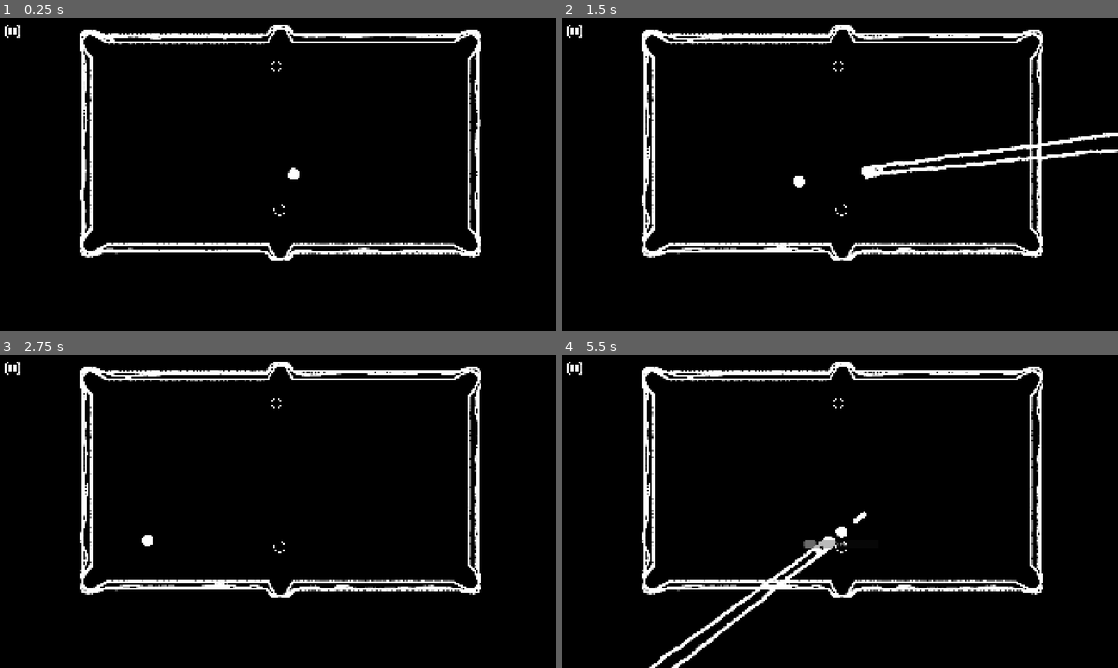
Above: before the commit, frames 1-4 (two rows, left to right).
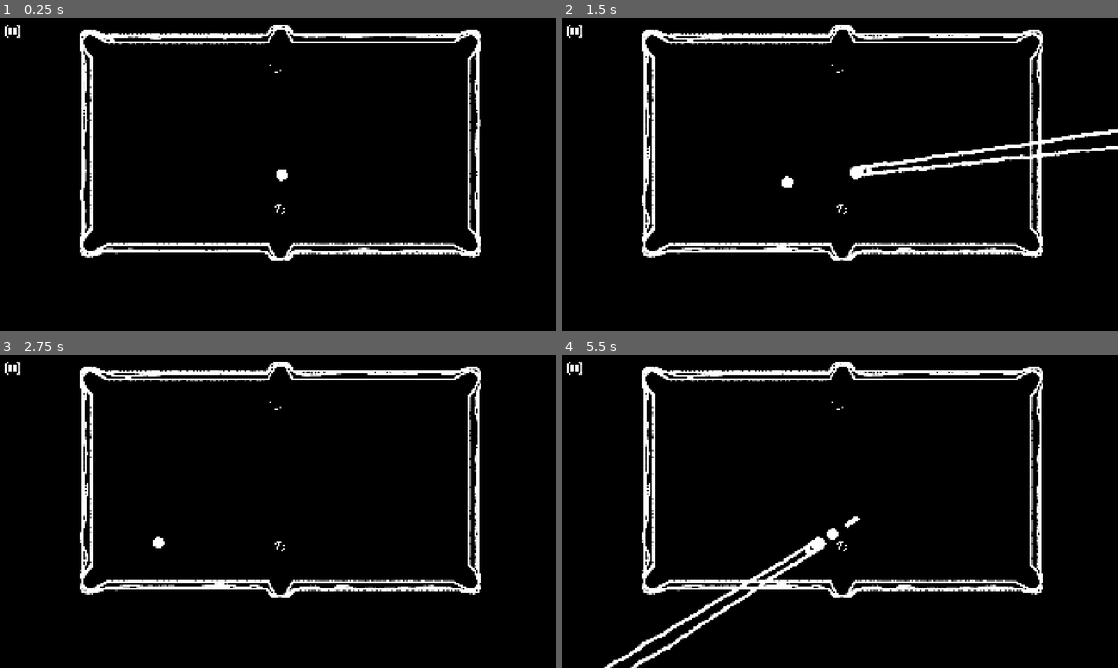
Above: after the commit, the same moments.

Repository: Muirotidua/IMGD1001-Project
Game: Godot game, scene res://scenes/level_two.tscn
Same seed, same stepped clock (60 frames per second), same inputs: the game is played once before the commit and once after it. This scene is started directly instead of the project's main scene.
Inputs (mouse positions are in pixels of both pictures, inside the frame that each line leads up to):
- Up to frame 1 (0.25 s): no input
- Up to frame 2 (1.5 s): move the mouse to (962, 158) at 0.52 s; hold Space (ball_hit) 0.53-1.28 s; move the mouse to (728, 190) at 1.27 s; tap Space (ball_hit) at 1.35 s
- Up to frame 3 (2.75 s): move the mouse to (333, 442) at 2.02 s; hold Space (ball_hit) from 2.03 s (still down); tap I (print_info) at 2.1 s
- Up to frame 4 (5.5 s): move the mouse to (812, 574) at 2.77 s; release Space (ball_hit) at 2.78 s; tap Backspace (rewind_shot) at 2.85 s; tap Space (ball_hit) at 3.05, 4.35 s; move the mouse to (1006, 558) at 3.52 s; hold Space (ball_hit) 3.53-4.28 s; tap E (switch_type) at 3.6 s; move the mouse to (673, 464) at 4.27 s; move the mouse to (867, 511) at 5.02 s; hold Space (ball_hit) from 5.03 s (still down)

The runs differ from the first frame. In frame 1, 0.2% of the frame differs, in the area x 48-54%, y 13-64%; in frame 2, 1.6%; in frame 3, 0.2%; in frame 4, 2.1%, in the area x 7-55%, y 13-100%.

Commit message:
EightBall temp sprite + Debug Label for Shot Power

Diff:
--- a/scenes/cue_ball.tscn
+++ b/scenes/cue_ball.tscn
@@ -96,6 +96,7 @@
 
 [node name="ProgressBar" type="ProgressBar" parent="NonRotate"]
 unique_name_in_owner = true
+visible = false
 offset_left = -129.0
 offset_top = 29.0
 offset_right = 129.0
--- a/scenes/eight_ball.tscn
+++ b/scenes/eight_ball.tscn
@@ -1,22 +1,14 @@
-[gd_scene load_steps=8 format=3 uid="uid://ci5cown6qsyjp"]
+[gd_scene load_steps=6 format=3 uid="uid://ci5cown6qsyjp"]
 
 [ext_resource type="PhysicsMaterial" uid="uid://cnfo7swlk8npp" path="res://scenes/ball_physics_material.tres" id="1_712ic"]
 [ext_resource type="Script" uid="uid://cil2w44gkmxcp" path="res://scripts/eight_ball.gd" id="2_712ic"]
-[ext_resource type="Texture2D" uid="uid://cktvwisdyjuhm" path="res://visuals/cueball-basic/Untitled-1_0000_Layer-1-copy-3.png" id="3_jl446"]
-[ext_resource type="Texture2D" uid="uid://i4bgn5mwk4l5" path="res://visuals/cueball-basic/Untitled-1_0001_Layer-1-copy-2.png" id="4_h6wdm"]
-[ext_resource type="Texture2D" uid="uid://bgpgtdbg61x6t" path="res://visuals/cueball-basic/Untitled-1_0002_Layer-1-copy.png" id="5_os32q"]
+[ext_resource type="Texture2D" uid="uid://ddp7m0ktqrbjc" path="res://visuals/ball/EightBall.png" id="3_4sh07"]
 
-[sub_resource type="SpriteFrames" id="SpriteFrames_v6toh"]
+[sub_resource type="SpriteFrames" id="SpriteFrames_712ic"]
 animations = [{
 "frames": [{
 "duration": 1.0,
-"texture": ExtResource("3_jl446")
-}, {
-"duration": 1.0,
-"texture": ExtResource("4_h6wdm")
-}, {
-"duration": 1.0,
-"texture": ExtResource("5_os32q")
+"texture": ExtResource("3_4sh07")
 }],
 "loop": true,
 "name": &"default",
@@ -31,14 +23,13 @@
 gravity_scale = 0.0
 linear_damp = 1.0
 script = ExtResource("2_712ic")
-sprite_path = NodePath("Hollowball")
+sprite_path = NodePath("EightBall")
 metadata/_custom_type_script = "uid://bu48frm47bqx2"
 
-[node name="Hollowball" type="AnimatedSprite2D" parent="."]
-scale = Vector2(0.06, 0.06)
-sprite_frames = SubResource("SpriteFrames_v6toh")
-autoplay = "default"
-frame_progress = 0.8289112
+[node name="EightBall" type="AnimatedSprite2D" parent="."]
+position = Vector2(-4.7683716e-07, -9.536743e-07)
+scale = Vector2(0.067, 0.067)
+sprite_frames = SubResource("SpriteFrames_712ic")
 
 [node name="CollisionShape2D" type="CollisionShape2D" parent="."]
 position = Vector2(1.5258788e-05, 3.814697e-06)
--- a/scenes/level_template.tscn
+++ b/scenes/level_template.tscn
@@ -40,12 +40,6 @@
 [node name="Ball" parent="." instance=ExtResource("4_iw5l3")]
 position = Vector2(1223, 406)
 
-[node name="Ball2" parent="." instance=ExtResource("4_iw5l3")]
-position = Vector2(1230, 447)
-
-[node name="Ball3" parent="." instance=ExtResource("4_iw5l3")]
-position = Vector2(1239, 368)
-
 [node name="PausedButton" parent="." instance=ExtResource("6_770am")]
 process_mode = 3
 offset_left = 19.0
--- a/scenes/level_two.tscn
+++ b/scenes/level_two.tscn
@@ -36,7 +36,7 @@
 z_index = -1
 
 [node name="CueBall" parent="." instance=ExtResource("6_brhlk")]
-position = Vector2(1014, 539)
+position = Vector2(973, 541)
 
 [node name="EightBall" parent="." instance=ExtResource("7_c43tx")]
 position = Vector2(965, 662)
--- a/scenes/pool_ball.tscn
+++ b/scenes/pool_ball.tscn
@@ -1,14 +1,22 @@
-[gd_scene load_steps=6 format=3 uid="uid://g7p2rh8svuj8"]
+[gd_scene load_steps=8 format=3 uid="uid://g7p2rh8svuj8"]
 
 [ext_resource type="PhysicsMaterial" uid="uid://cnfo7swlk8npp" path="res://scenes/ball_physics_material.tres" id="1_w5es4"]
 [ext_resource type="Script" uid="uid://bk2a7c6goqdv6" path="res://scripts/pool_ball.gd" id="2_kji1i"]
-[ext_resource type="Texture2D" uid="uid://b3aaf016qqi4s" path="res://visuals/ball/hollowball.png" id="3_kji1i"]
+[ext_resource type="Texture2D" uid="uid://cktvwisdyjuhm" path="res://visuals/cueball-basic/Untitled-1_0000_Layer-1-copy-3.png" id="3_q6jfp"]
+[ext_resource type="Texture2D" uid="uid://i4bgn5mwk4l5" path="res://visuals/cueball-basic/Untitled-1_0001_Layer-1-copy-2.png" id="4_g1duo"]
+[ext_resource type="Texture2D" uid="uid://bgpgtdbg61x6t" path="res://visuals/cueball-basic/Untitled-1_0002_Layer-1-copy.png" id="5_dmwxt"]
 
-[sub_resource type="SpriteFrames" id="SpriteFrames_kji1i"]
+[sub_resource type="SpriteFrames" id="SpriteFrames_5j34u"]
 animations = [{
 "frames": [{
 "duration": 1.0,
-"texture": ExtResource("3_kji1i")
+"texture": ExtResource("3_q6jfp")
+}, {
+"duration": 1.0,
+"texture": ExtResource("4_g1duo")
+}, {
+"duration": 1.0,
+"texture": ExtResource("5_dmwxt")
 }],
 "loop": true,
 "name": &"default",
@@ -27,8 +35,10 @@
 metadata/_custom_type_script = "uid://bu48frm47bqx2"
 
 [node name="Hollowball" type="AnimatedSprite2D" parent="."]
-scale = Vector2(0.067, 0.067)
-sprite_frames = SubResource("SpriteFrames_kji1i")
+scale = Vector2(0.06, 0.06)
+sprite_frames = SubResource("SpriteFrames_5j34u")
+autoplay = "default"
+frame_progress = 0.05863327
 
 [node name="CollisionShape2D" type="CollisionShape2D" parent="."]
 position = Vector2(1.5258788e-05, 3.814697e-06)
--- a/scripts/cue_ball.gd
+++ b/scripts/cue_ball.gd
@@ -44,7 +44,8 @@
 	if(Input.is_action_just_pressed("switch_type")):
 		switch_type()
 	if(Input.is_action_pressed("ball_hit")&&shot_ready):
-		%ProgressBar.show()
+		if debug_labels:
+			%ProgressBar.show()
 		if(shot_power < MAX_HOLD):
 			shot_power += charge_rate * delta
 		%ProgressBar.value = shot_power
Binary file added: visuals/ball/EightBall.png
Not shown, added: visuals/ball/EightBall.png.import
